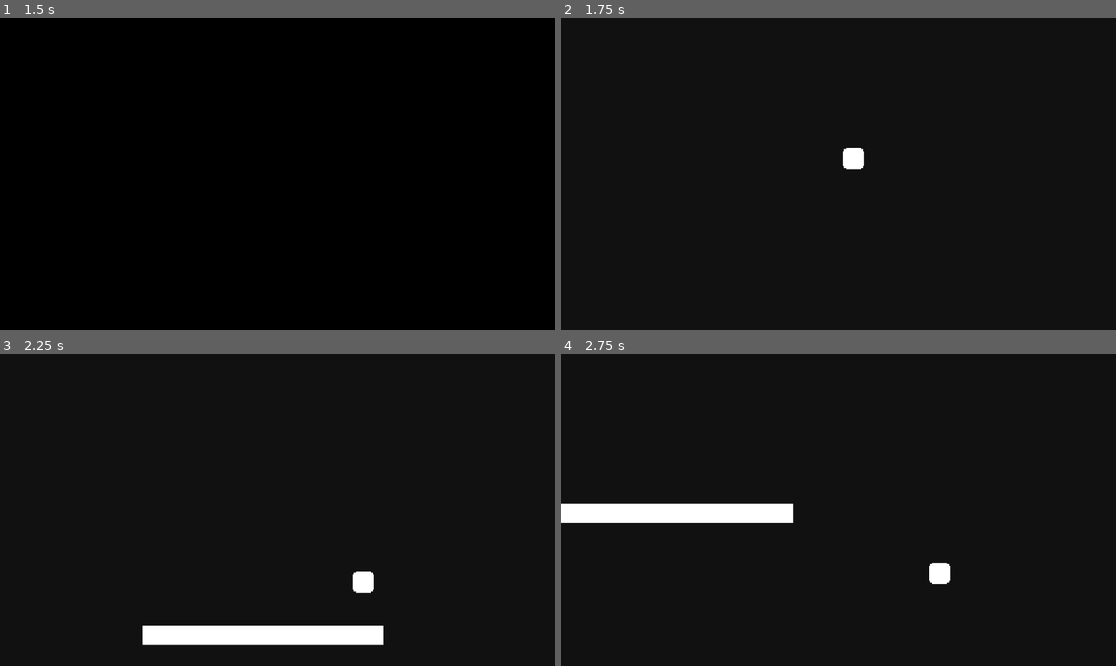
Above: before the commit, frames 1-4 (two rows, left to right).
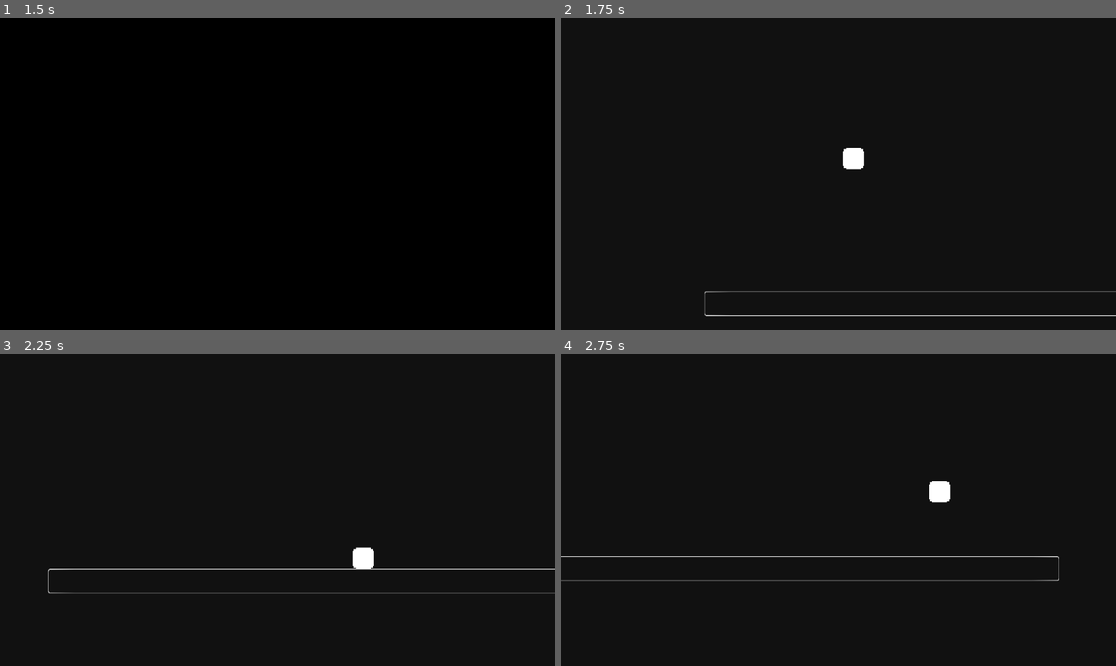
Above: after the commit, the same moments.

Repository: Inglan/MemoryOverflow
Game: Godot game, scene res://scenes/ui.tscn
Same seed, same stepped clock (60 frames per second), same inputs: the game is played once before the commit and once after it.
Inputs:
- Up to frame 1 (1.5 s): click "PLAY" at 0.5 s; tap Enter at 1.25 s; hold Right (right) from 1.28 s (still down)
- Up to frame 2 (1.75 s): keep holding Right (right); tap W (up) at 1.52 s
- Up to frame 3 (2.25 s): keep holding Right (right)
- Up to frame 4 (2.75 s): keep holding Right (right); tap W (up) at 2.27 s

Frame 1 is identical in both runs. In frame 2, 0.7% of the frame differs, in the area x 25-100%, y 87-96%; in frame 3, 4.0%, in the area x 8-100%, y 61-94%; in frame 4, 3.7%.

Commit message:
Add first floor

Diff:
--- a/scenes/game.tscn
+++ b/scenes/game.tscn
@@ -1,6 +1,7 @@
 [gd_scene load_steps=8 format=3 uid="uid://c8bwubo2vtsk0"]
 
 [ext_resource type="PackedScene" uid="uid://tsykp01oiwls" path="res://scenes/player.tscn" id="1_pxsnt"]
+[ext_resource type="Texture2D" uid="uid://iw5q511gakl7" path="res://platform.png" id="2_h8vkd"]
 
 [sub_resource type="Animation" id="Animation_tsnyx"]
 length = 0.001
@@ -56,11 +57,8 @@
 "fadeoutcolor": SubResource("Animation_xx6uo")
 }
 
-[sub_resource type="QuadMesh" id="QuadMesh_mkmpt"]
-size = Vector2(500, 40)
-
-[sub_resource type="RectangleShape2D" id="RectangleShape2D_488fx"]
-size = Vector2(500, 40)
+[sub_resource type="RectangleShape2D" id="RectangleShape2D_emd62"]
+size = Vector2(1248, 51)
 
 [node name="game" type="Node2D"]
 
@@ -91,11 +89,25 @@
 position_smoothing_enabled = true
 position_smoothing_speed = 3.0
 
-[node name="Ground" type="StaticBody2D" parent="."]
-position = Vector2(465, 523)
+[node name="StaticBody2D" type="StaticBody2D" parent="."]
 
-[node name="MeshInstance2D" type="MeshInstance2D" parent="Ground"]
-mesh = SubResource("QuadMesh_mkmpt")
+[node name="NinePatchRect" type="NinePatchRect" parent="StaticBody2D"]
+anchors_preset = -1
+anchor_top = 1.0
+anchor_right = 1.0
+anchor_bottom = 1.0
+offset_left = 19.0
+offset_top = 380.0
+offset_right = 1267.0
+offset_bottom = 431.0
+grow_horizontal = 2
+grow_vertical = 0
+texture = ExtResource("2_h8vkd")
+patch_margin_left = 4
+patch_margin_top = 4
+patch_margin_right = 4
+patch_margin_bottom = 4
 
-[node name="CollisionShape2D" type="CollisionShape2D" parent="Ground"]
-shape = SubResource("RectangleShape2D_488fx")
+[node name="CollisionShape2D" type="CollisionShape2D" parent="StaticBody2D"]
+position = Vector2(643, 405.5)
+shape = SubResource("RectangleShape2D_emd62")
